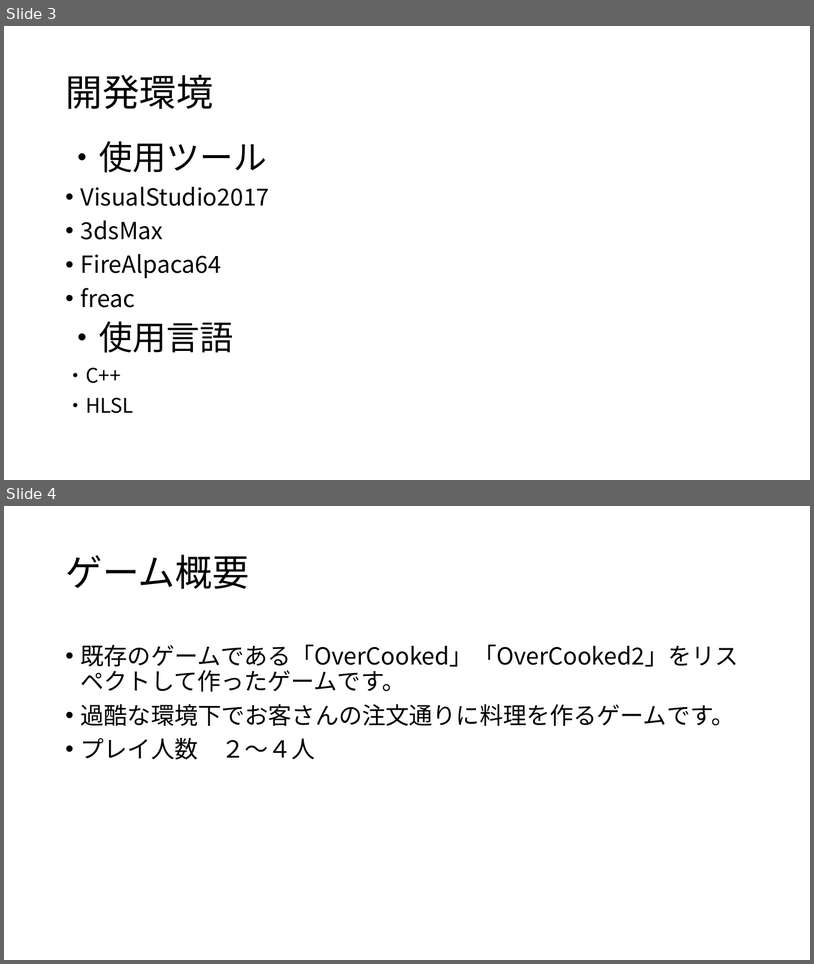
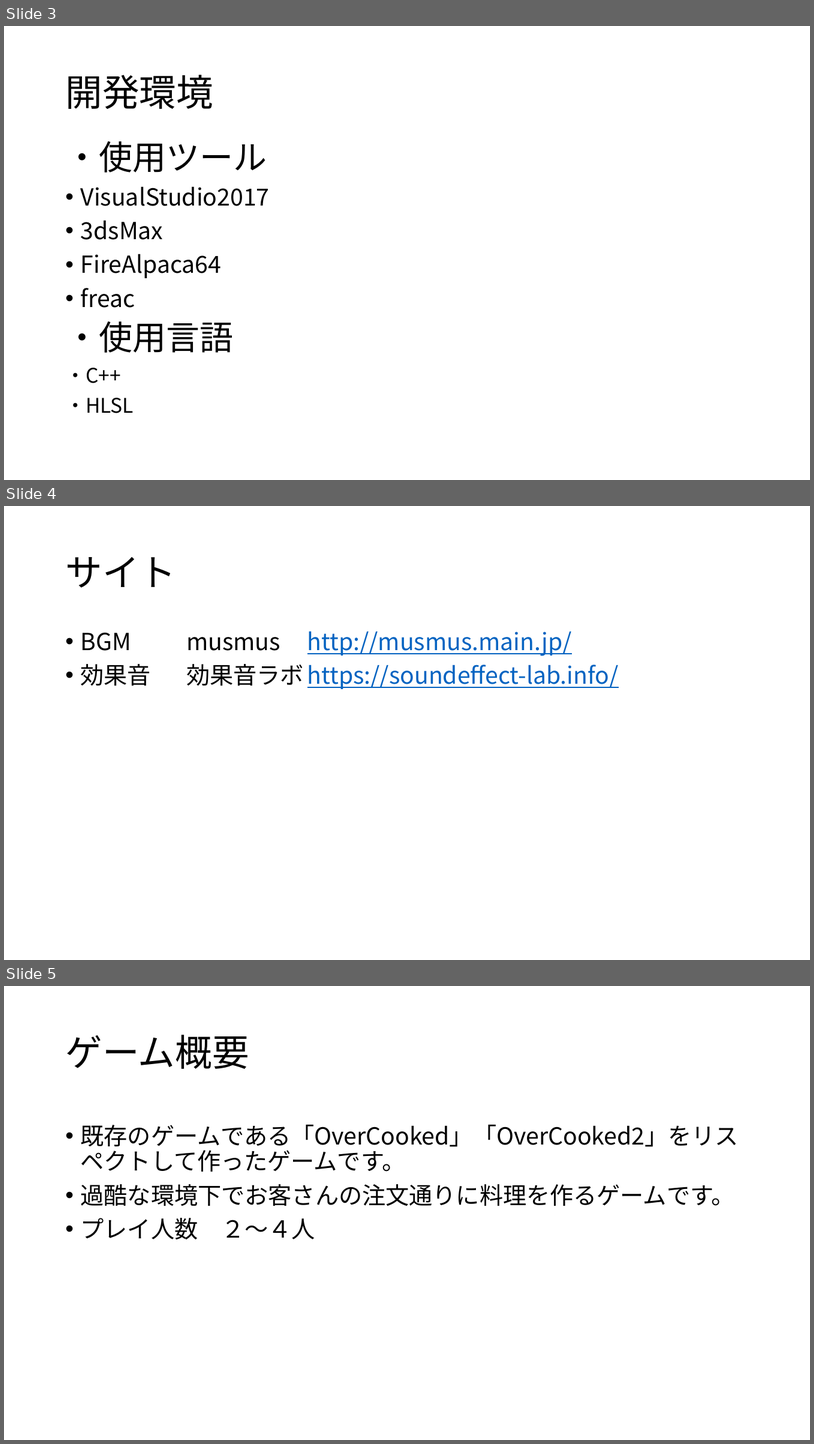
Before and after one commit to kyotento/KyotEngine, a slide deck: ポートフォリオ(仮).pptx. Shown one above the other, each under a label of ours: slides 3 and 4 before the commit, slides 3, 4 and 5 after it. The pictures are 814x964 and 814x1444 pixels, drawn with LibreOffice and Linux fonts; fonts in the diff are those of the drawing. Boxes give left, top, right and bottom in pixels: in the first picture for what was removed or moved away, otherwise in the second. Text is boxed around its words. In the diff, an @@ line names an element or a change of style, - is before the commit and + after.

```diff
--- a/ポートフォリオ(仮).pptx
+++ b/ポートフォリオ(仮).pptx
@@ slide 4 added at (4, 506, 810, 960), background #FFFFFF @@
@@ title added at (65, 557, 176, 588), 44 pt, text #000000 @@
+サイト
@@ text added at (81, 631, 619, 689), 28 pt, text #0563C1, underline @@
+• BGM musmus http://musmus.main.jp/
+• 効果音 効果音ラボ https://soundeffect-lab.info/
@@ what was slide 4 is now slide 5 @@
```
Also in this commit, not shown: 2 slides changed, 4 other files.
